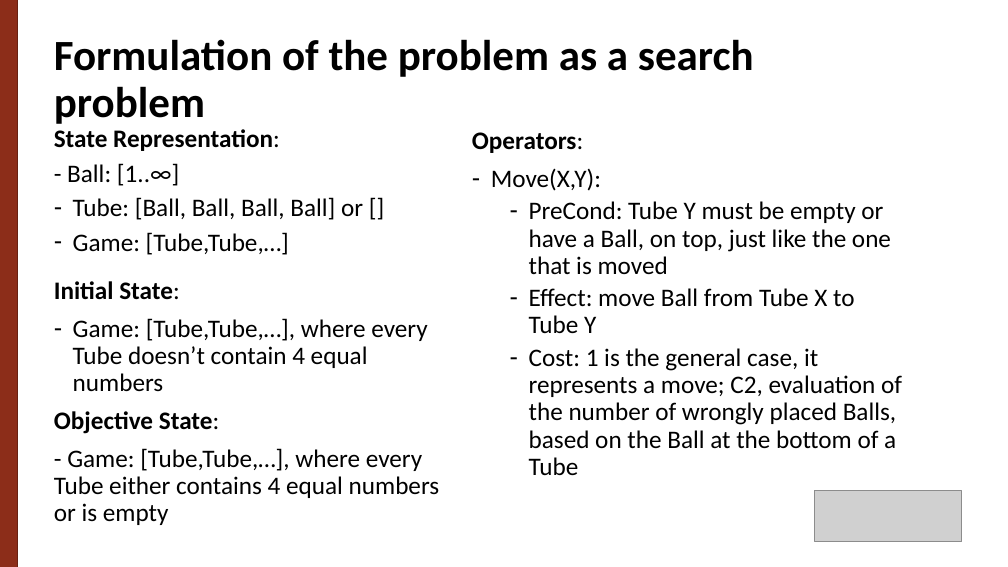
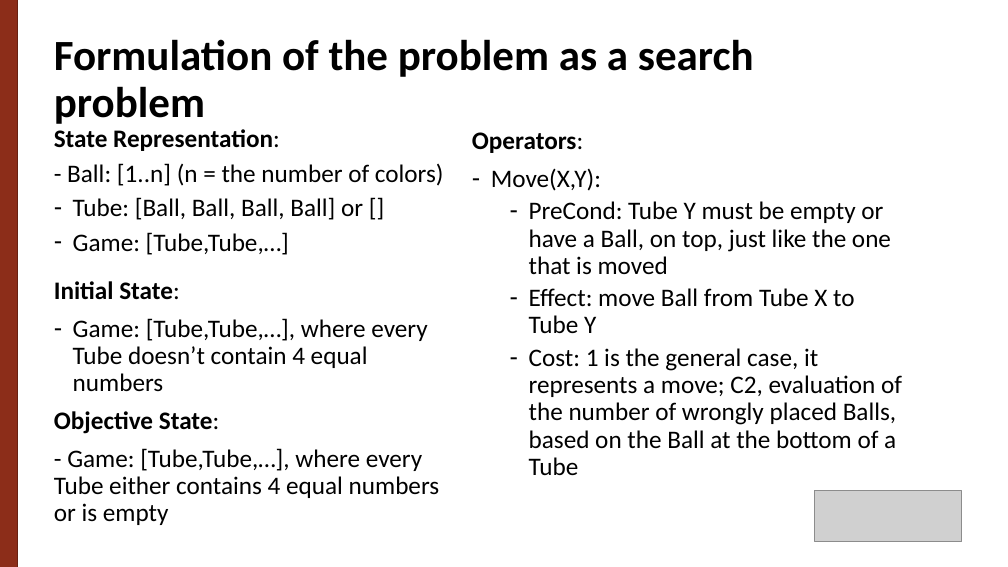
Before and after one commit to g-batalhao-a/IART, a slide deck: slide 3 of Project1/docs/Ball Sort Puzzle.pptx. Drawn at 1008x567 pixels with LibreOffice and Linux fonts; fonts in the diff are those of the drawing; grey boxes stand for pictures. Boxes give left, top, right and bottom in pixels: in the first picture for what was removed or moved away, otherwise in the second. Text is boxed around its words. In the diff, an @@ line names an element or a change of style, - is before the commit and + after.

```diff
--- a/Project1/docs/Ball Sort Puzzle.pptx
+++ b/Project1/docs/Ball Sort Puzzle.pptx
@@ text at box(67, 163, 444, 186): text changed @@
-- Ball: [1..∞]
+- Ball: [1..n] (n = the number of colors)
```
Also in this commit, not shown: 5 other slides changed, 4 other files.
